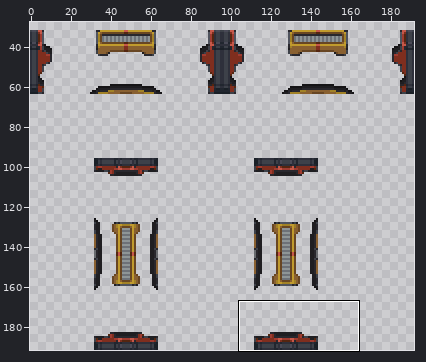
Edited in one commit: sprite sheet (Resources/Textures/_Sunrise/Structures/Doors/Airlocks/Glass/triple_engineering.rsi/open.png). Above, an overview of the earlier version with the close-up marked.
Close-up. Earlier state:
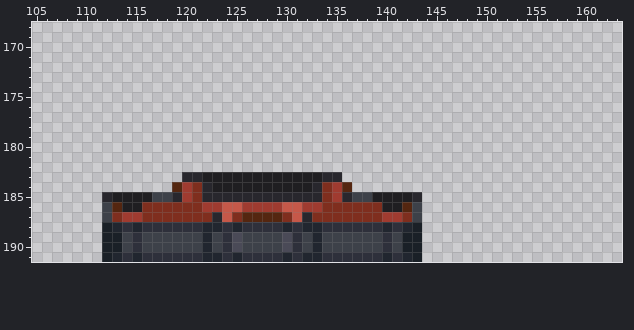
The file is 192x192 pixels. Colours within 5 levels of each other are drawn and written as one. Shown: x 105..163, y 168..191. The wide view leaves out empty margins. The commit also changed other parts of the picture, which this record leaves out.
Now the later version:
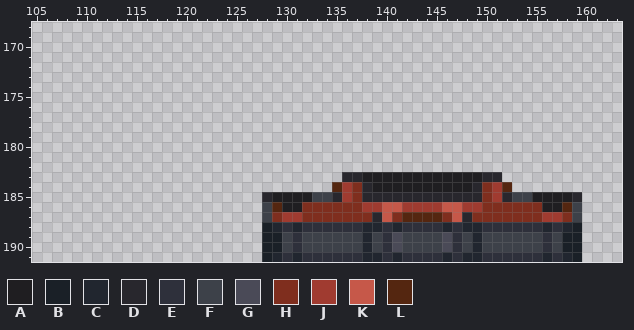
Palette (. is transparent): A #1f1e21  B #1a2027  C #21262f  D #28272d  E #2e303b  F #3d4149  G #4a4a57  H #7f2e1e  J #a03b30  K #c65849  L #542610
The edit:
Changed rows in their new state; - is an unchanged pixel.
first column x 112:
183 --------................DDAAAAAAAAAAAADD--------
184 -------................LJHDAAAAAAAAAADHJL-------
185 ................-AAAAFFDJHDDDDD-DDDDDDHJDFFAAAAD
186 ................FLAAHH----JJKKJJJJKKJJHHHHHHAALF
187 ................FHJJH------DKHLLLLHKDHHHHHHHJJHF
188 ................BCECEE----CCECEEEECECCEEEEEECECB
189 ................BBF--F----C--GFFFFGEFCFFFFFFEFBB
190 ................BBF--F----C--GFFFFGEFCFFFFFFEFBB
191 ................BCECEE----CCECEEEECECCEEEEEECECB
Boxes around the changes in both close-ups, in picture pixels (x1, y1, x2, y2):
changed: (102, 172, 582, 262)
